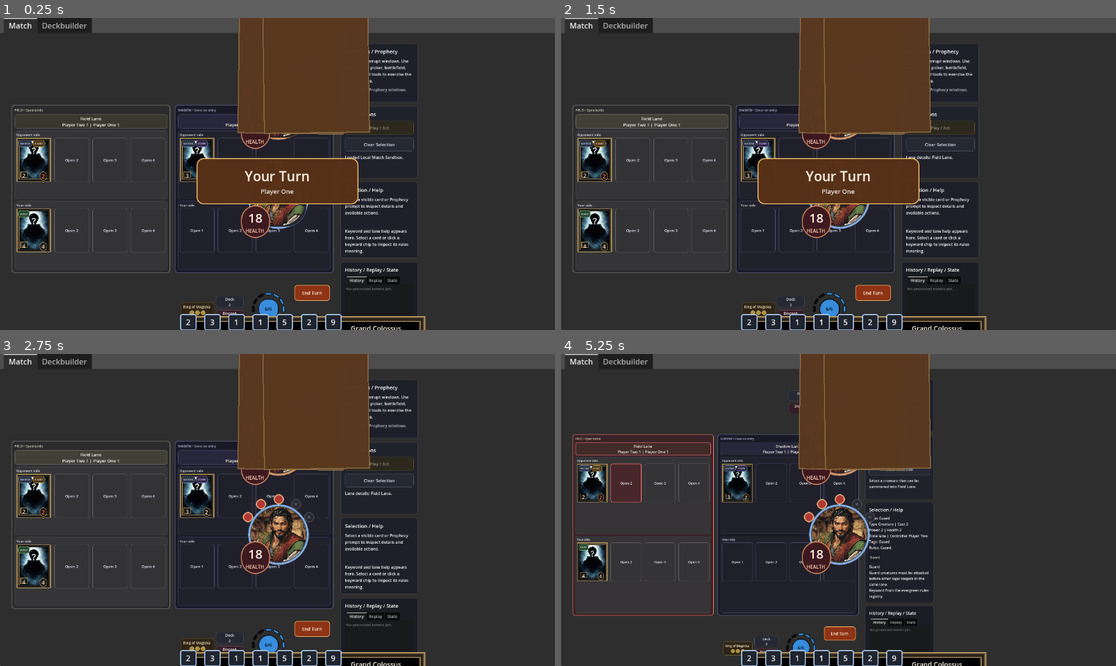
Above: before the commit, frames 1-4 (two rows, left to right).
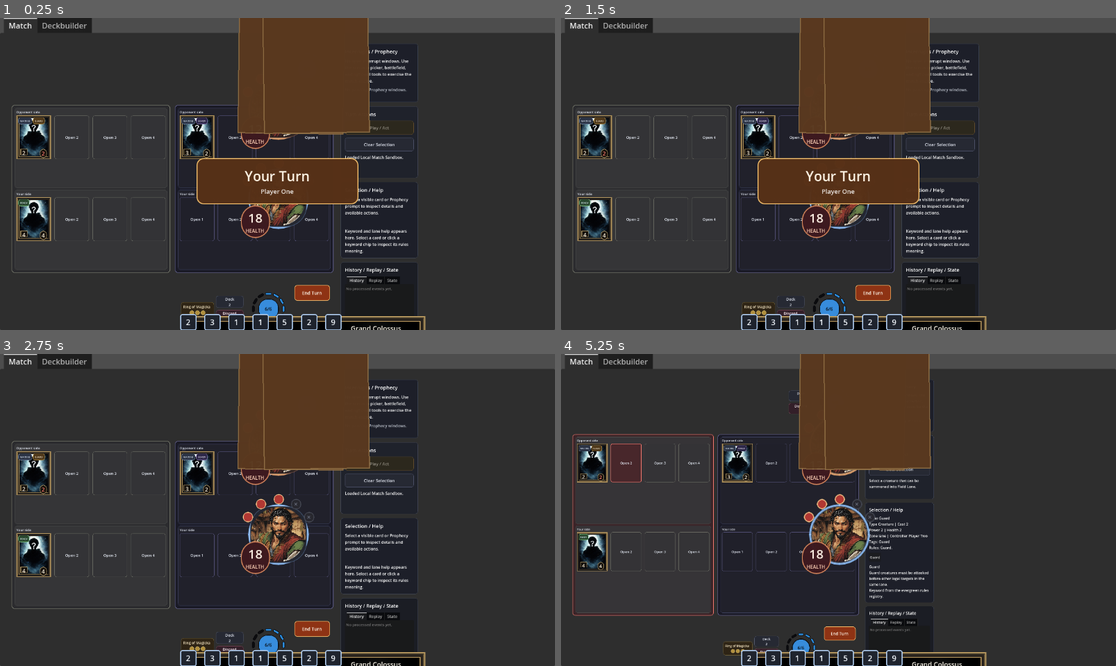
Above: after the commit, the same moments.

Repository: FlinnBurgess/elder-scrolls-legends
Game: Godot game, scene res://scenes/bootstrap/bootstrap.tscn
Same seed, same stepped clock (60 frames per second), same inputs: the game is played once before the commit and once after it.
Inputs (mouse positions are in pixels of both pictures, inside the frame that each line leads up to; where the layout moved, square brackets give the same spot in the first picture):
- Up to frame 1 (0.25 s): no input
- Up to frame 2 (1.5 s): click (649, 120) at 0.5 s, where only the run before the commit has a clickable "Field Lane Player Two 1 | Pla…"; click "Deck 2" at 1.25 s
- Up to frame 3 (2.75 s): click "Discard 1" at 2 s
- Up to frame 4 (5.25 s): click (594, 472) [594, 494] at 2.75 s; click "Play / Act" at 3.5 s; click "Play / Act" at 4.25 s; click "Open 2" at 5 s

The runs differ from the first frame. In frame 1, 3.6% of the frame differs, in the area x 2-60%, y 28-76%; in frame 2, 4.0%; in frame 3, 4.5%, in the area x 2-73%, y 28-96%; in frame 4, 3.6%.

Commit message:
Remove lane marker labels and lane header buttons
Co-Authored-By: Claude Opus 4.6 <noreply@anthropic.com>

Diff:
--- a/src/ui/match_screen.gd
+++ b/src/ui/match_screen.gd
@@ -1160,23 +1160,6 @@
 		lanes_row.add_child(lane_panel)
 		_lane_panels[lane_id] = lane_panel
 		var lane_box := _build_panel_box(lane_panel, 8, 10)
-
-		var marker := Label.new()
-		marker.name = "%s_lane_marker" % lane_id
-		marker.text = _lane_marker_text(lane_id)
-		marker.add_theme_font_size_override("font_size", 12)
-		marker.add_theme_color_override("font_color", _lane_marker_color(lane_id))
-		lane_box.add_child(marker)
-
-		var header := Button.new()
-		header.name = "%s_lane_header" % lane_id
-		header.alignment = HORIZONTAL_ALIGNMENT_CENTER
-		header.custom_minimum_size = Vector2(0, 56)
-		header.add_theme_font_size_override("font_size", 17)
-		_apply_button_style(header, _lane_header_fill(lane_id), _lane_panel_border(lane_id), Color(0.96, 0.96, 0.98, 1.0), 1, 10)
-		header.pressed.connect(_on_lane_pressed.bind(lane_id))
-		lane_box.add_child(header)
-		_lane_header_buttons[lane_id] = header
 
 		for player_id in PLAYER_ORDER:
 			var row_panel := PanelContainer.new()
--- a/tests/match_ui_runner.gd
+++ b/tests/match_ui_runner.gd
@@ -82,9 +82,6 @@
 	var play_button := _find_button_with_text(screen, "Play / Act")
 	var field_lane_panel := screen.find_child("field_lane_panel", true, false) as Control
 	var shadow_lane_panel := screen.find_child("shadow_lane_panel", true, false) as Control
-	var field_lane_marker := screen.find_child("field_lane_marker", true, false) as Label
-	var shadow_lane_marker := screen.find_child("shadow_lane_marker", true, false) as Label
-	var field_lane_header := screen.find_child("field_lane_header", true, false) as Button
 	var field_player_row_panel := screen.find_child("field_player_1_lane_row_panel", true, false)
 	var field_player_row := screen.find_child("field_player_1_lane_row", true, false) as HBoxContainer
 	var actions_title := _find_label_with_text(screen, "Turn Actions")
@@ -114,14 +111,10 @@
 			_assert(utility_column.custom_minimum_size.x >= 300.0, "Utility rail should remain accessible while staying secondary to the board.") and
 				_assert(battlefield.custom_minimum_size.y >= 340.0, "Battlefield panel should still reserve primary board space after the fit rebalance.") and
 			_assert(field_lane_panel != null and shadow_lane_panel != null, "Expected named Field and Shadow lane panels.") and
-			_assert(field_lane_marker != null and shadow_lane_marker != null, "Expected persistent lane identity markers for both lanes.") and
-			_assert(field_lane_marker != null and field_lane_marker.text.contains("FIELD"), "Field lane marker should stay explicitly readable.") and
-			_assert(shadow_lane_marker != null and shadow_lane_marker.text.contains("SHADOW"), "Shadow lane marker should stay always visible.") and
 			_assert(_panel_background_brightness(shadow_lane_panel) < _panel_background_brightness(field_lane_panel), "Shadow lane should keep a darker ambient treatment than the Field lane.") and
 		_assert(actions_title != null and actions_title.get_theme_font_size("font_size") >= 20, "Action heading should use stronger typography.") and
 		_assert(row_label != null and row_label.get_theme_font_size("font_size") >= 13, "Lane row labels should stay readable after the compact battlefield rebalance.") and
 		_assert(play_button != null and play_button.get_theme_font_size("font_size") >= 17, "Primary action buttons should use larger type.") and
-			_assert(field_lane_header != null and field_lane_header.get_theme_font_size("font_size") >= 17, "Lane headers should stay readable after the compact battlefield rebalance.") and
 		_assert(field_player_row != null and field_player_row.alignment == BoxContainer.ALIGNMENT_CENTER, "Lane rows should center their slot groups instead of bunching into a corner.") and
 		_assert(field_player_row != null and field_player_row.get_theme_constant("separation") >= 14, "Lane rows should use wider slot spacing.") and
 		_assert(board_column.size.x > utility_column.size.x, "Board column should be wider than the utility column.") and
